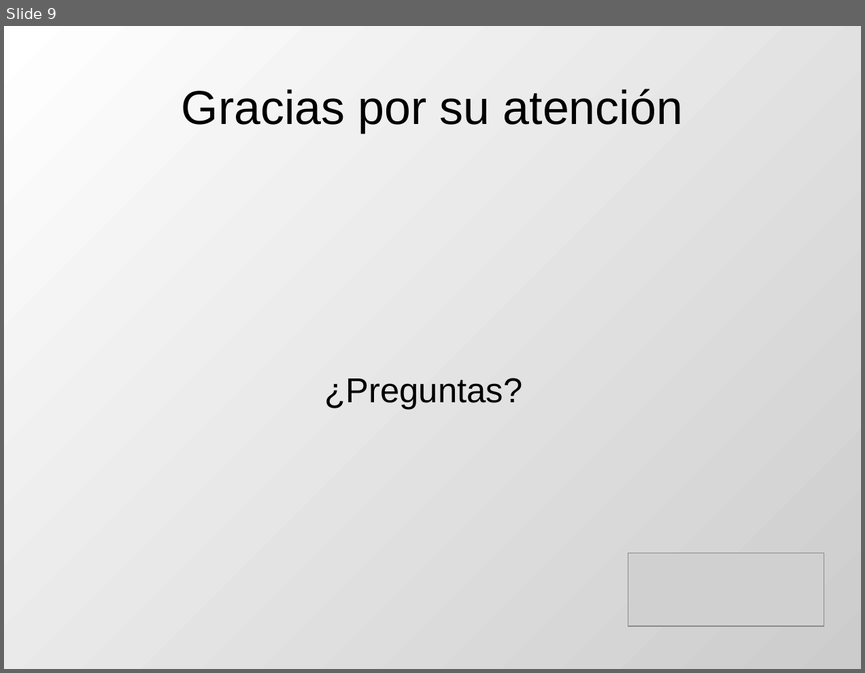
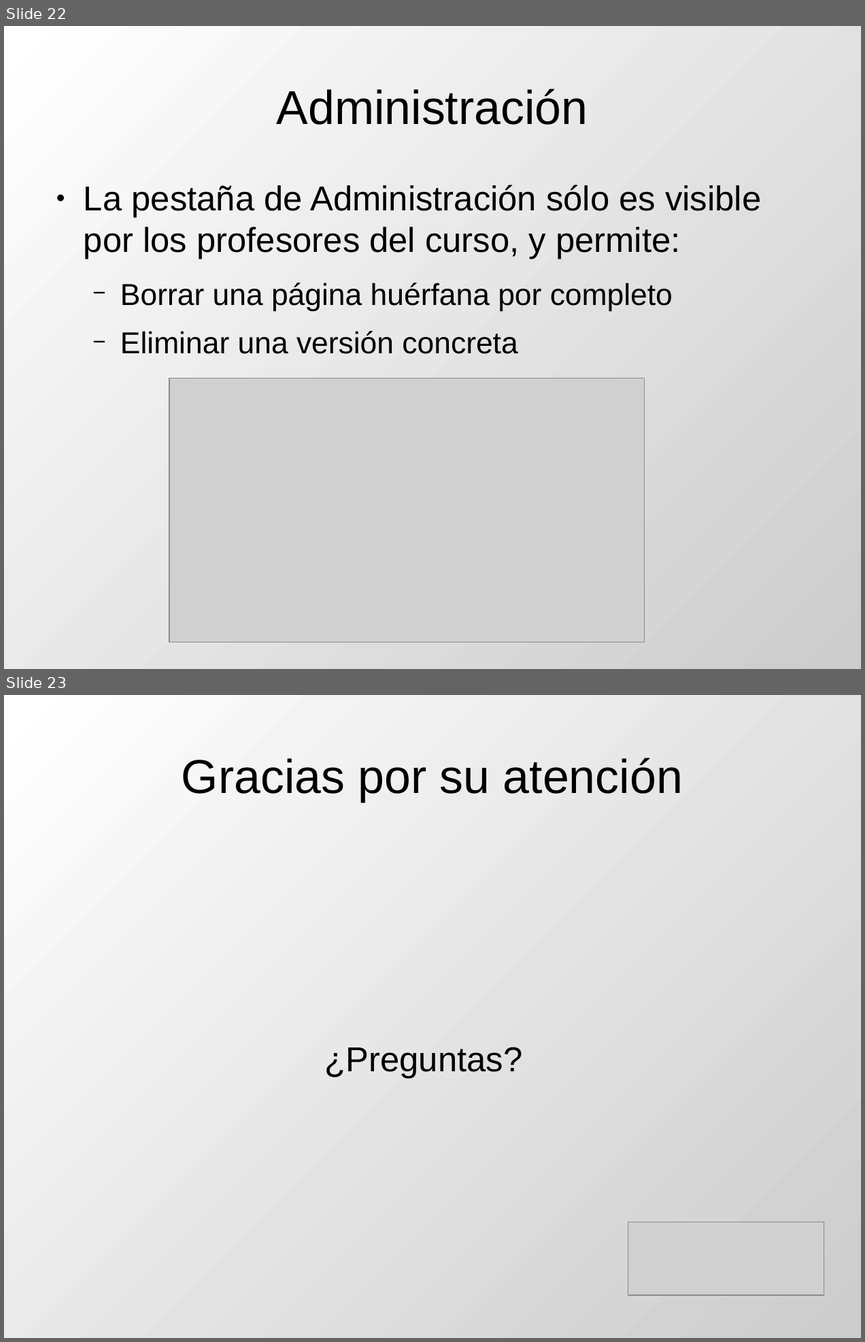
Before and after one commit to DrPantera/wikis4education, a slide deck: uca-2013_07/tema-3-WikisEnMoodle.odp. Shown one above the other, each under a label of ours: slide 9 before the commit, slides 22 and 23 after it. The pictures are 865x673 and 865x1342 pixels, drawn with LibreOffice and Linux fonts; fonts in the diff are those of the drawing; grey boxes stand for pictures. Boxes give left, top, right and bottom in pixels: in the first picture for what was removed or moved away, otherwise in the second. Text is boxed around its words. In the diff, an @@ line names an element or a change of style, - is before the commit and + after.

Commit message:
Primera versión completa del tema 3

```diff
--- a/uca-2013_07/tema-3-WikisEnMoodle.odp
+++ b/uca-2013_07/tema-3-WikisEnMoodle.odp
@@ slide 22 added at box(4, 26, 861, 669), background gradient #FFFFFF to #CCCCCC @@
@@ title added at box(277, 89, 588, 125), 44 pt, text #000000 @@
+Administración
@@ text added at box(84, 184, 761, 354), 32 pt, text #000000 @@
+● La pestaña de Administración sólo es visible por los profesores del curso, y permite:
+  − Borrar una página huérfana por completo
+  − Eliminar una versión concreta
@@ picture added at box(170, 378, 645, 643) @@
@@ what was slide 9 is now slide 23 @@
```
Also in this commit, not shown: 3 slides changed, 16 other slides added, 3 slides removed.
